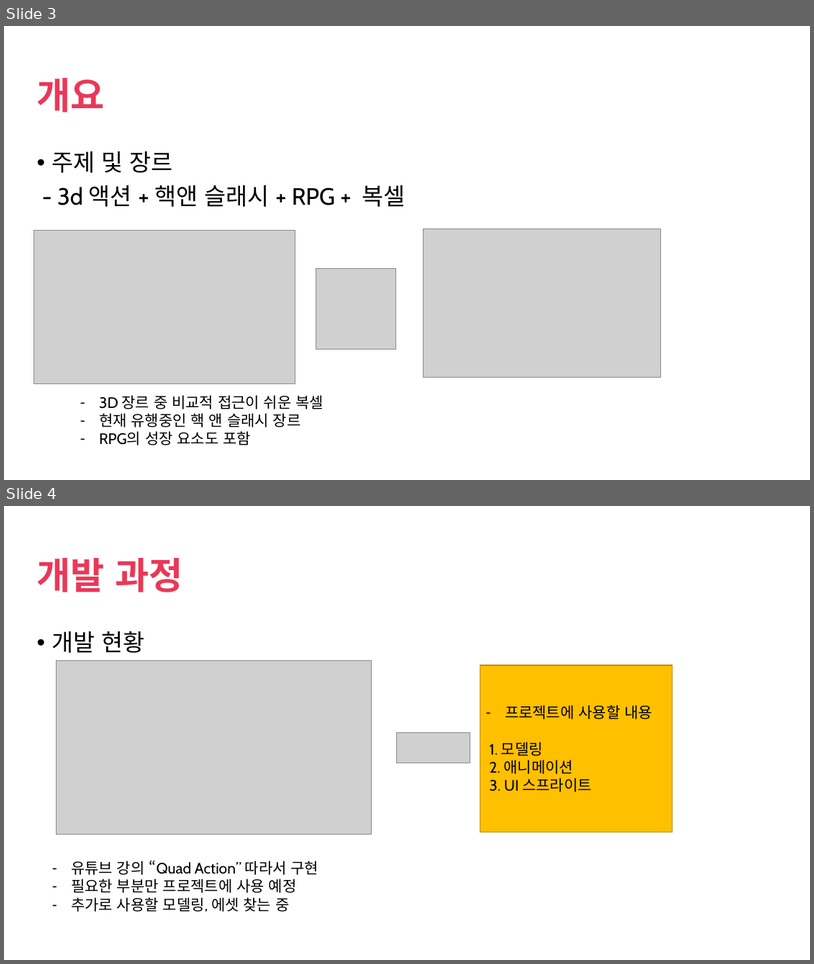
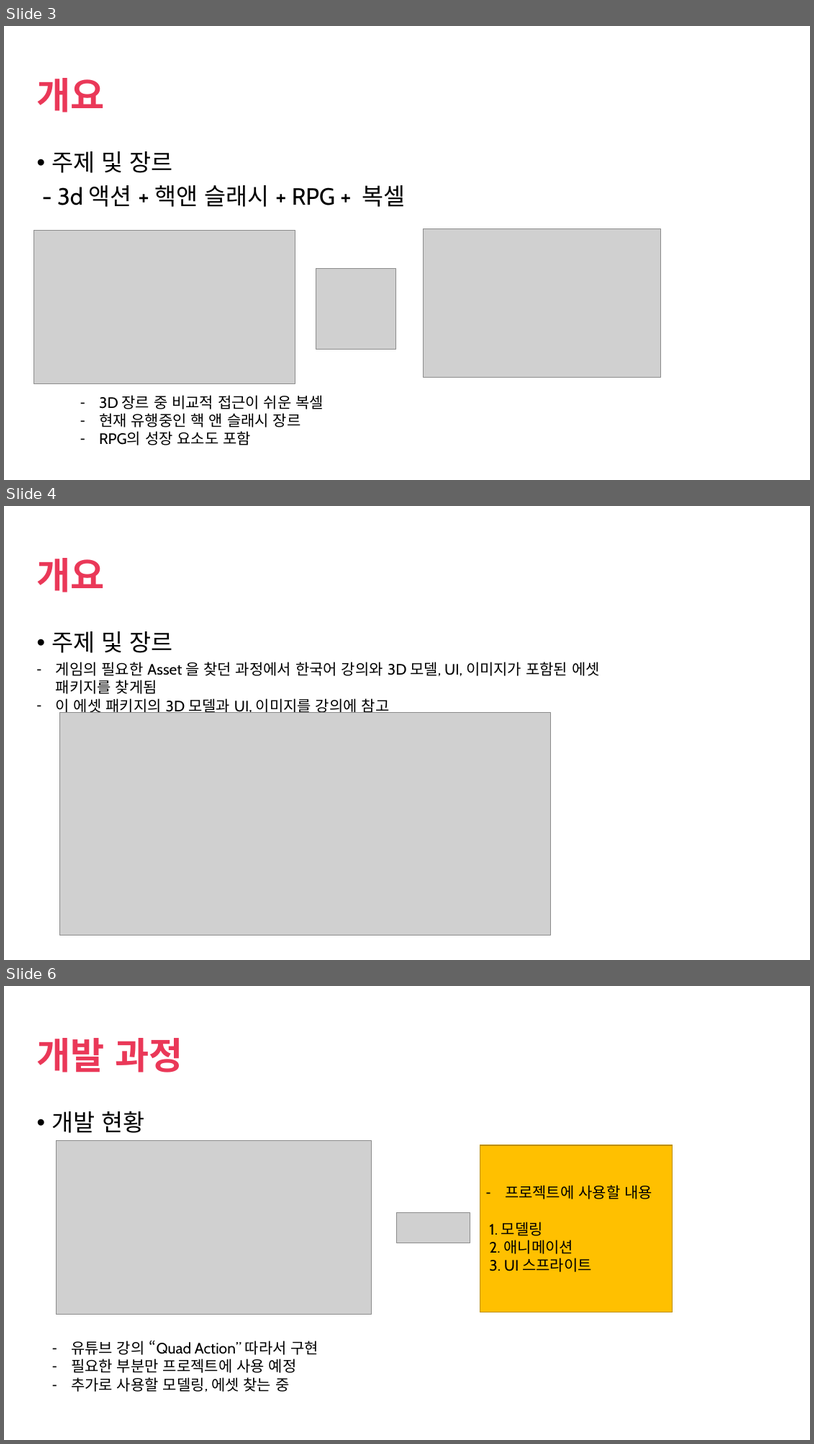
Before and after one commit to seokhee123/DBLAB, a slide deck: 게임 프로그래밍.pptx. Shown one above the other, each under a label of ours: slides 3 and 4 before the commit, slides 3, 4 and 6 after it; the slides between them are not shown. The pictures are 814x964 and 814x1444 pixels, drawn with LibreOffice and Linux fonts; fonts in the diff are those of the drawing; grey boxes stand for pictures; background and template pictures are left out. Boxes give left, top, right and bottom in pixels: in the first picture for what was removed or moved away, otherwise in the second. Text is boxed around its words. In the diff, an @@ line names an element or a change of style, - is before the commit and + after.

```diff
--- a/게임 프로그래밍.pptx
+++ b/게임 프로그래밍.pptx
@@ slide 4 added at [4, 506, 810, 960], background picture (left out) @@
@@ title added at [37, 558, 105, 592], 44 pt, text #EA3858, bold @@
+개요
@@ text added at [52, 631, 173, 653], 28 pt, text #000000 @@
+• 주제 및 장르
@@ text added at [56, 662, 600, 716], 18 pt, text #000000 @@
+– 게임의 필요한 Asset 을 찾던 과정에서 한국어 강의와 3D 모델, UI, 이미지가 포함된 에셋 패키지를 찾게됨
+– 이 에셋 패키지의 3D 모델과 UI, 이미지를 강의에 참고
@@ picture added at [60, 713, 551, 936] @@
@@ what was slide 4 is now slide 6 @@
```
Also in this commit, not shown: 2 slides changed, 4 other slides added.
